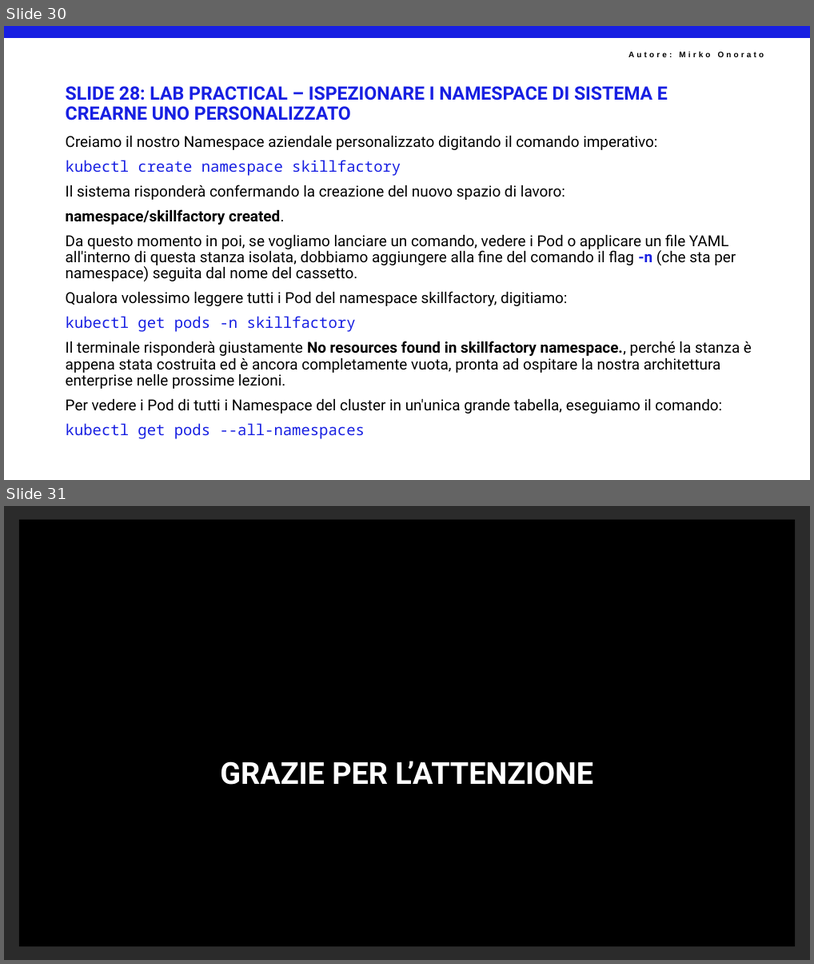
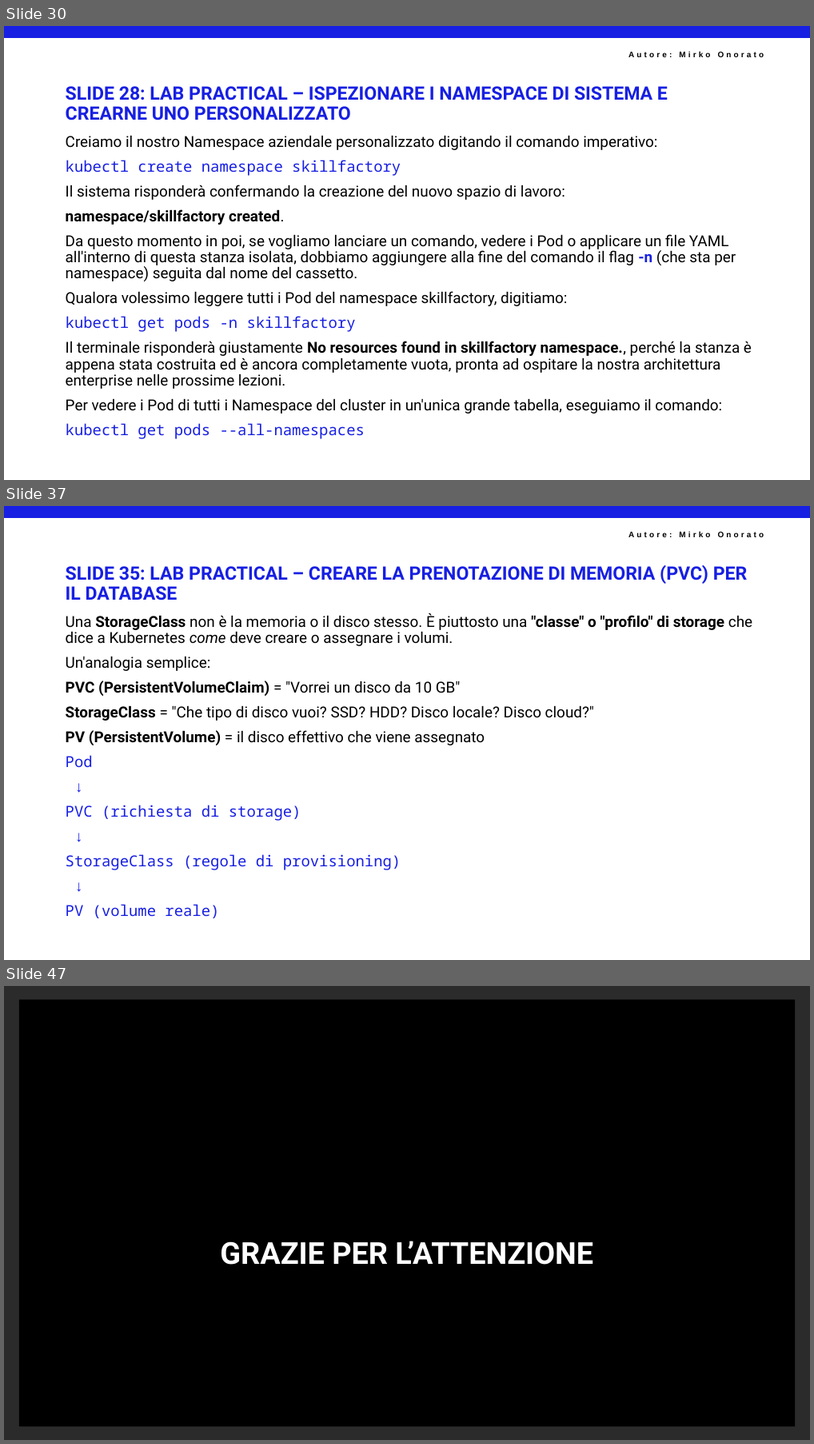
Before and after one commit to mirkoSkF/Docker-Slides, a slide deck: 5 - IL NETWORKING DI KUBERNETES E I SERVICE (L'ANIMA DELLA RETE).pptx. Shown one above the other, each under a label of ours: slides 30 and 31 before the commit, slides 30, 37 and 47 after it; the slides between them are not shown. The pictures are 814x964 and 814x1444 pixels, drawn with LibreOffice and Linux fonts; fonts in the diff are those of the drawing; background and template pictures are left out; a plain dark background stands for a picture behind light text. Boxes give left, top, right and bottom in pixels: in the first picture for what was removed or moved away, otherwise in the second. Text is boxed around its words. In the diff, an @@ line names an element or a change of style, - is before the commit and + after.

```diff
--- a/5 - IL NETWORKING DI KUBERNETES E I SERVICE (L'ANIMA DELLA RETE).pptx
+++ b/5 - IL NETWORKING DI KUBERNETES E I SERVICE (L'ANIMA DELLA RETE).pptx
@@ slide 37 added at [4,506,810,960], background #FFFFFF; not listed: 2 template elements that a slide beside it also shows @@
@@ title added at [66,565,748,600], 22 pt, text #171FE2, bold @@
+SLIDE 35: LAB PRACTICAL – CREARE LA PRENOTAZIONE DI MEMORIA (PVC) PER IL DATABASE
@@ text added at [66,613,753,918], 18 pt, text #000000 @@
+Una StorageClass non è la memoria o il disco stesso. È piuttosto una "classe" o "profilo" di storage che dice a Kubernetes come deve creare o assegnare i volumi.
+Un'analogia semplice:
+PVC (PersistentVolumeClaim) = "Vorrei un disco da 10 GB"
+StorageClass = "Che tipo di disco vuoi? SSD? HDD? Disco locale? Disco cloud?"
+PV (PersistentVolume) = il disco effettivo che viene assegnato
+Pod
+↓
+PVC (richiesta di storage)
+↓
+StorageClass (regole di provisioning)
+↓
+PV (volume reale)
@@ what was slide 31 is now slide 47 @@
```
Also in this commit, not shown: 3 slides changed, 15 other slides added.
